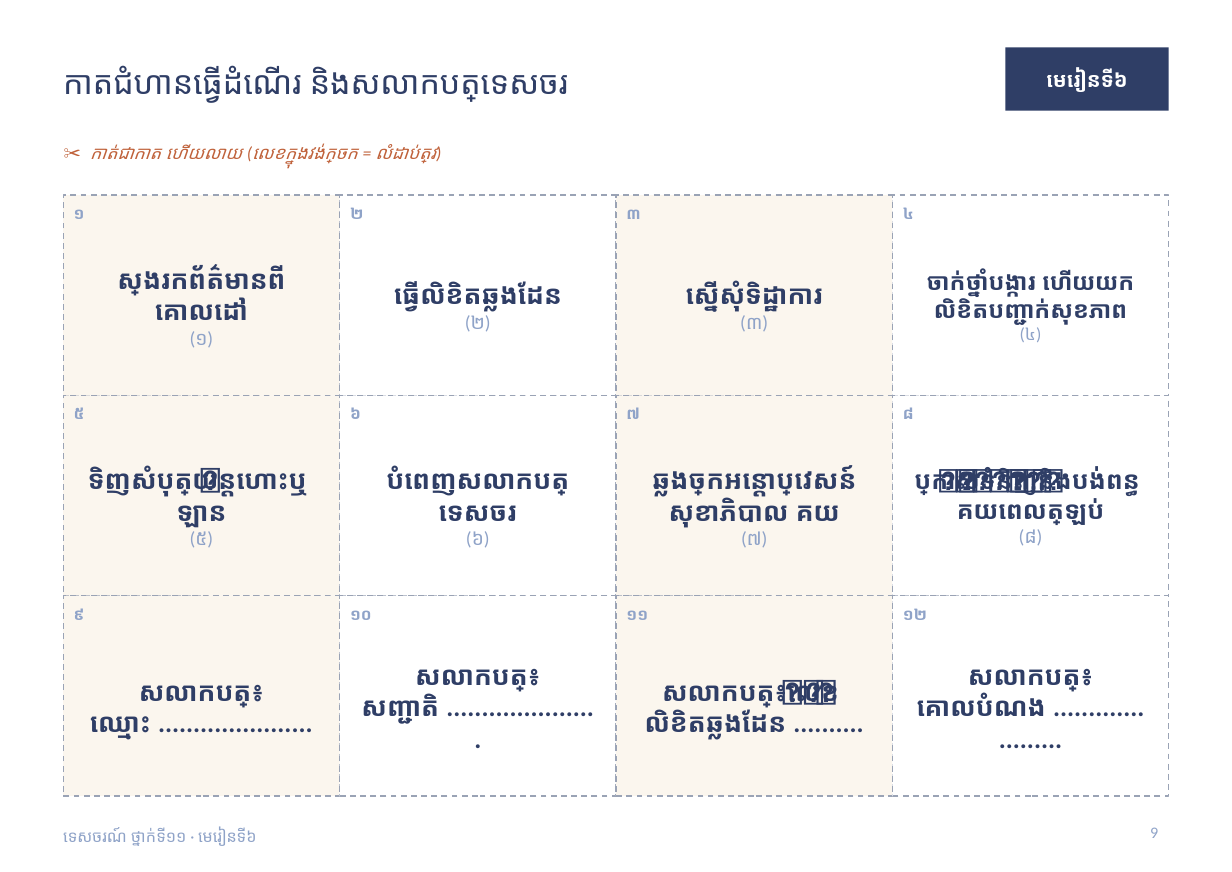
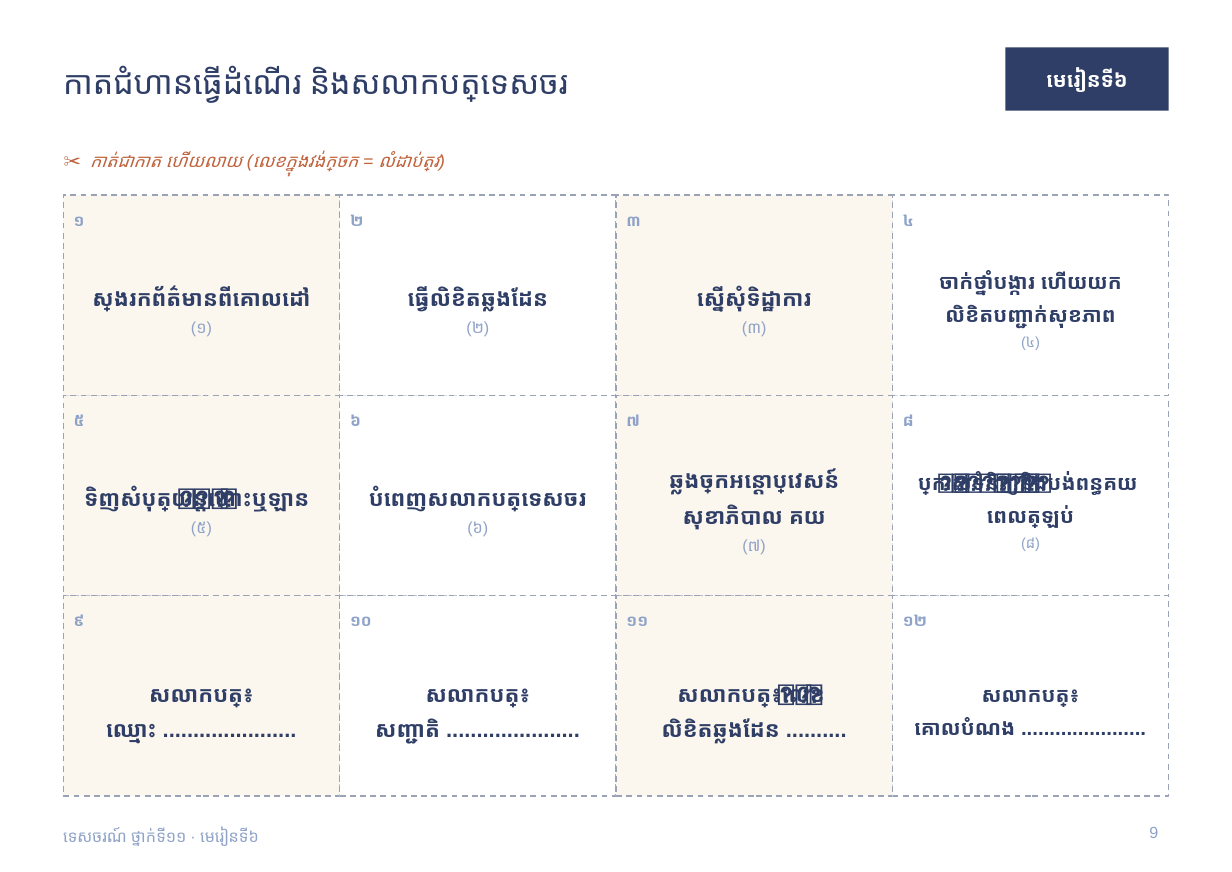
Before and after one commit to khgeo/tourism11, a slide deck: slide 9 of plan/slides/tourism11-lesson-06.pptx. Drawn at 1232x872 pixels with LibreOffice and Linux fonts; fonts in the diff are those of the drawing. Boxes give left, top, right and bottom in pixels: in the first picture for what was removed or moved away, otherwise in the second. Text is boxed around its words. In the diff, an @@ line names an element or a change of style, - is before the commit and + after.

```diff
--- a/plan/slides/tourism11-lesson-06.pptx
+++ b/plan/slides/tourism11-lesson-06.pptx
@@ text "ស្វែងរកព័ត៌មានពីគោលដៅ" at (92, 286, 310, 336): size 18 to 15 pt in "ស្វែងរកព័ត៌មានពីគោលដៅ"; font Calibri to Arial; size 13 to 11 pt in "(១)"; line spacing 1 to 1.35 @@
@@ text "ធ្វើលិខិតឆ្លងដែន" at (408, 286, 548, 336): size 18 to 15 pt in "ធ្វើលិខិតឆ្លងដែន"; font Calibri to Arial; size 13 to 11 pt in "(២)"; line spacing 1 to 1.35 @@
@@ text "ស្នើសុំទិដ្ឋាការ" at (697, 286, 811, 336): size 18 to 15 pt in "ស្នើសុំទិដ្ឋាការ"; font Calibri to Arial; size 13 to 11 pt in "(៣)"; line spacing 1 to 1.35 @@
@@ text "ចាក់ថ្នាំបង្ការ ហើយយកលិខិតបញ្ជាក់សុខភាព" at (939, 270, 1122, 350): size 16 to 14 pt, font Calibri to Arial; size 12 to 10 pt in "(៤)"; line spacing 1 to 1.35 @@
@@ text "ទិញសំបុត្រយន្តហោះ ឬឡាន" at (84, 486, 309, 536): size 18 to 15 pt in "ទិញសំបុត្រយន្តហោះ ឬឡាន"; font Calibri to Arial; size 13 to 11 pt in "(៥)"; line spacing 1 to 1.35 @@
@@ text "បំពេញសលាកបត្រទេសចរ" at (369, 486, 587, 536): size 18 to 15 pt in "បំពេញសលាកបត្រទេសចរ"; font Calibri to Arial; size 13 to 11 pt in "(៦)"; line spacing 1 to 1.35 @@
@@ text "ឆ្លងច្រកអន្តោប្រវេសន៍ សុខាភិបាល គយ" at (669, 468, 839, 554): size 18 to 15 pt, font Calibri to Arial; size 13 to 11 pt in "(៧)"; line spacing 1 to 1.35 @@
@@ text "ប្រកាសទំនិញ និងបង់ពន្ធគយពេលត្រឡប់" at (918, 471, 1138, 551): size 17 to 14 pt, font Calibri to Arial; size 13 to 10 pt in "(៨)"; line spacing 1 to 1.35 @@
@@ size 18 to 15 pt, font Calibri to Arial; line spacing 1 to 1.35 in 3 elements at (106, 688, 253, 743), (375, 688, 530, 743), (662, 684, 825, 743) @@
@@ font Calibri to Arial; line spacing 1 to 1.35 in 13 elements at (90, 150, 439, 172), (74, 216, 85, 226), (350, 214, 363, 226), (626, 216, 640, 226), (903, 214, 914, 226), (74, 414, 85, 426), (350, 414, 361, 426), (626, 414, 640, 426), (903, 414, 914, 426), (74, 614, 85, 626), (350, 616, 372, 626), (626, 616, 648, 626), (903, 614, 927, 626) @@
@@ text "សលាកបត្រ៖ គោលបំណង ......................" at (914, 689, 1080, 735): size 18 to 14 pt, font Calibri to Arial; line spacing 1 to 1.35 @@
@@ text "ទេសចរណ៍ ថ្នាក់ទី១១ · មេរៀនទី៦" at (63, 827, 259, 846): font Calibri to Arial @@
@@ page number at (1149, 827, 1158, 838): font Calibri to Arial @@
```
Also in this commit, not shown: 12 other slides changed, 23 other files.
